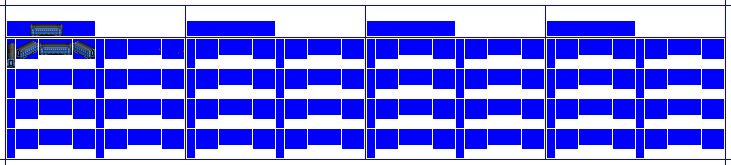
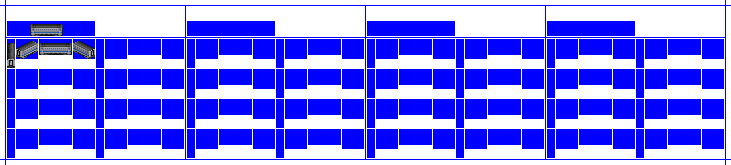
Before/after of a 731 × 165 layered artwork. What changed in the layer stack:
hid "Lights" over [7, 48, 184, 63]
added layer "Liv2" above "Liv1" over [7, 28, 95, 66]
renamed "8 Train" to "CC1", hid it over [7, 28, 95, 66]
